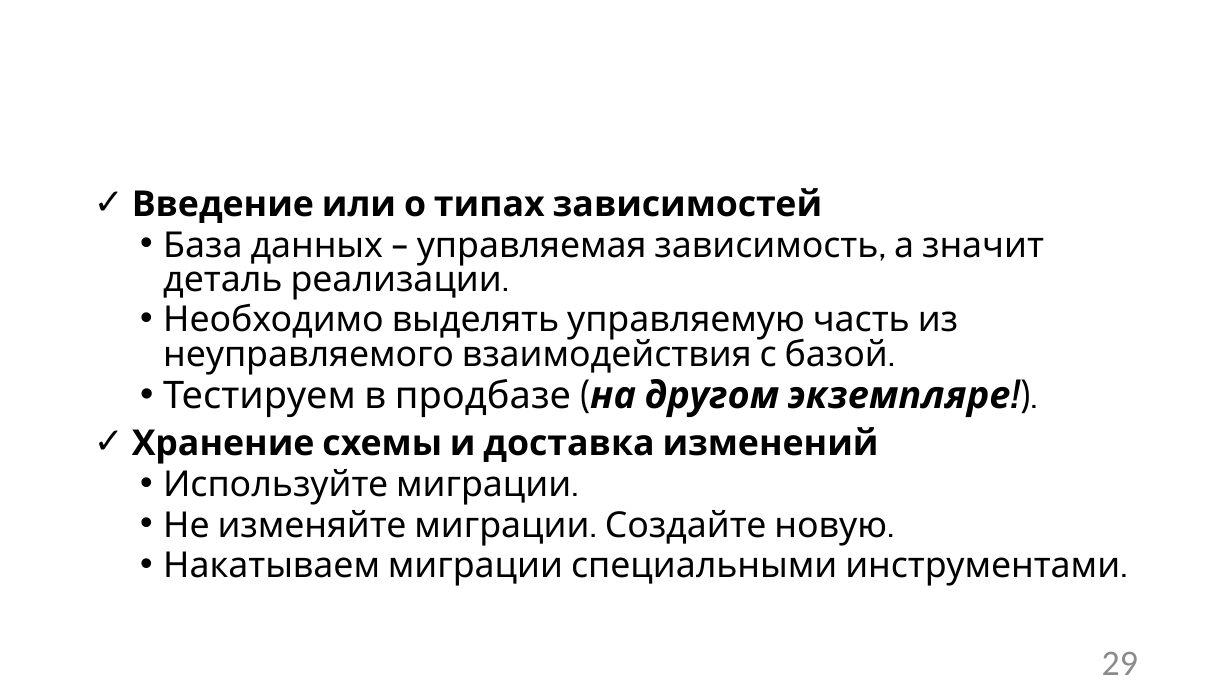
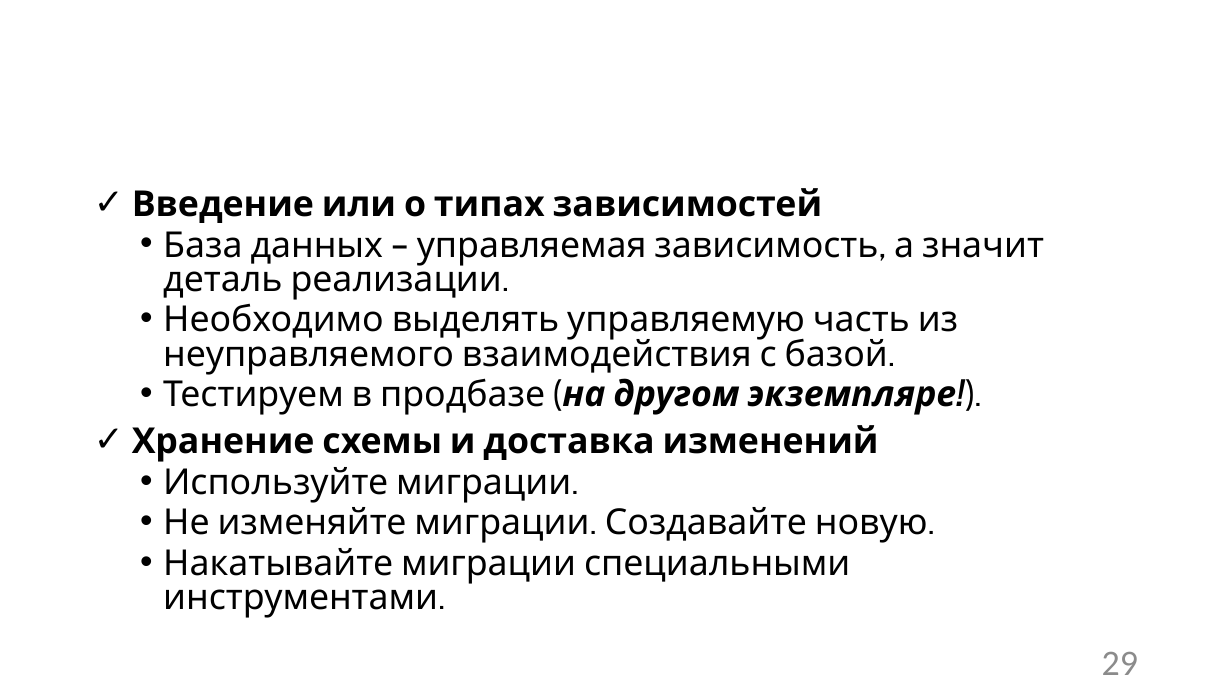
Before and after one commit to Sa1Gur/DbTest.Containers, a slide deck: slide 29 of DbaseTesting.pptx. Drawn at 1232x693 pixels with LibreOffice and Linux fonts; fonts in the diff are those of the drawing; background and template pictures are left out. Boxes give left, top, right and bottom in pixels: in the first picture for what was removed or moved away, otherwise in the second. Text is boxed around its words. In the diff, an @@ line names an element or a change of style, - is before the commit and + after.

```diff
--- a/DbaseTesting.pptx
+++ b/DbaseTesting.pptx
@@ text at box(163, 372, 956, 415): size 29.6 to 27.8 pt in "Тестируем в продбазе (на другом экземпляре!)." @@
@@ text at box(163, 501, 928, 618): text changed @@
-  • Не изменяйте миграции. Создайте новую.
-  • Накатываем миграции специальными инструментами.
+  • Не изменяйте миграции. Создавайте новую.
+  • Накатывайте миграции специальными инструментами.
```
Also in this commit, not shown: 9 other slides changed, 1 other file.
